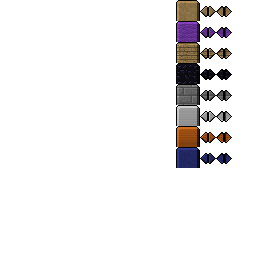
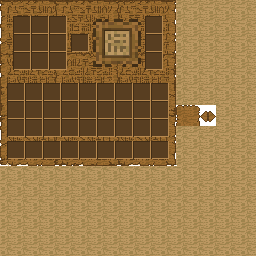
Layers edited between the first and the second 256px x 256px image:
hid "Tabs", painted on it over [176, 0, 232, 189]
added group "scribe" with 7 layers in group "Layers" over [0, 0, 256, 256]
added layer "Layer #14" in group "scribe" over [7, 16, 169, 159]
added layer "Layer #9" in group "scribe" over [8, 17, 168, 158]
added layer "Layer #11" in group "scribe" over [93, 19, 141, 67]
added layer "Layer #8" (multiply) in group "scribe" over [0, 0, 216, 166]
added layer "Layer #10" in group "scribe" over [0, 0, 256, 256]
